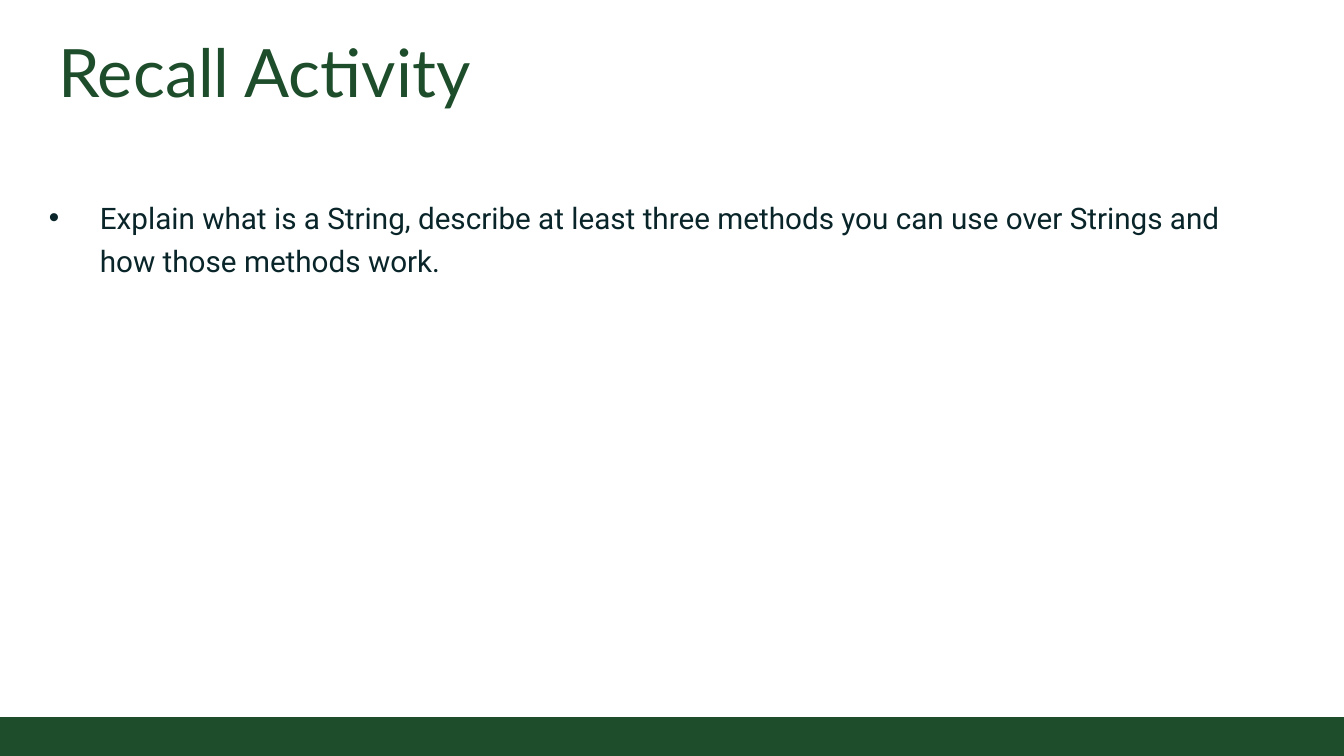
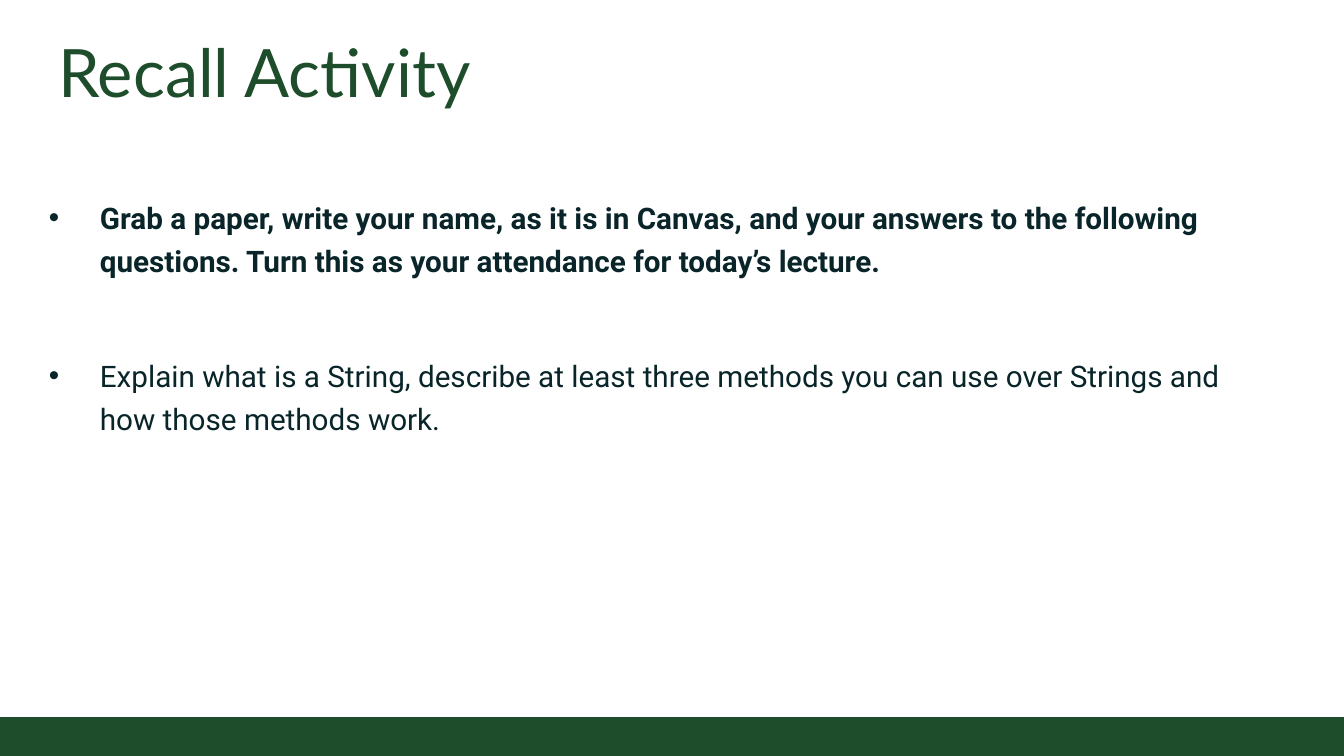
Before and after one commit to CSU-CompSci-CS163-4/Handouts, a slide deck: slide 3 of slides/On-Campus/06_03_StringManipulation.pptx. Drawn at 1344x756 pixels with LibreOffice and Linux fonts; fonts in the diff are those of the drawing; background and template pictures are left out. Boxes give left, top, right and bottom in pixels: in the first picture for what was removed or moved away, otherwise in the second. Text is boxed around its words. In the diff, an @@ line names an element or a change of style, - is before the commit and + after.

```diff
--- a/slides/On-Campus/06_03_StringManipulation.pptx
+++ b/slides/On-Campus/06_03_StringManipulation.pptx
@@ text at [100, 206, 1198, 279]: paragraph added @@
+• Grab a paper, write your name, as it is in Canvas, and your answers to the following questions. Turn this as your attendance for today’s lecture.
```
Also in this commit, not shown: 2 other slides changed, 1 other file.
